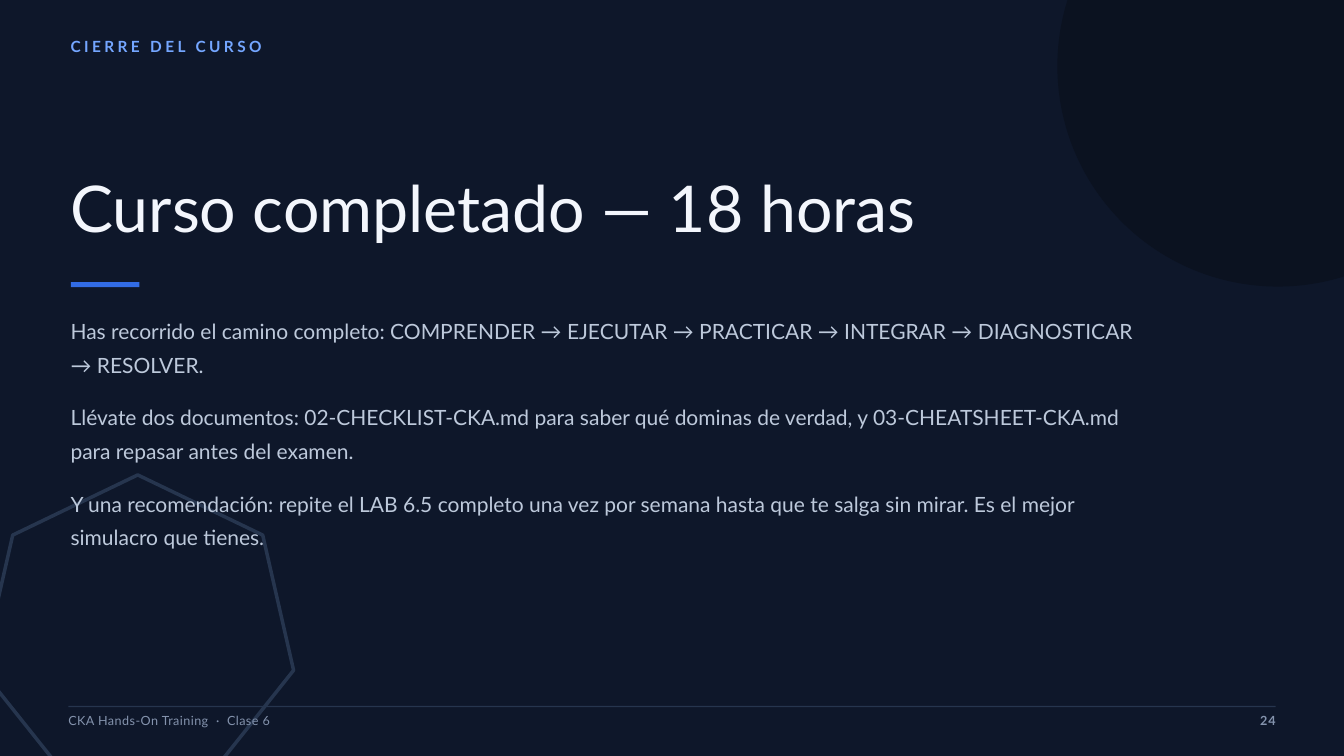
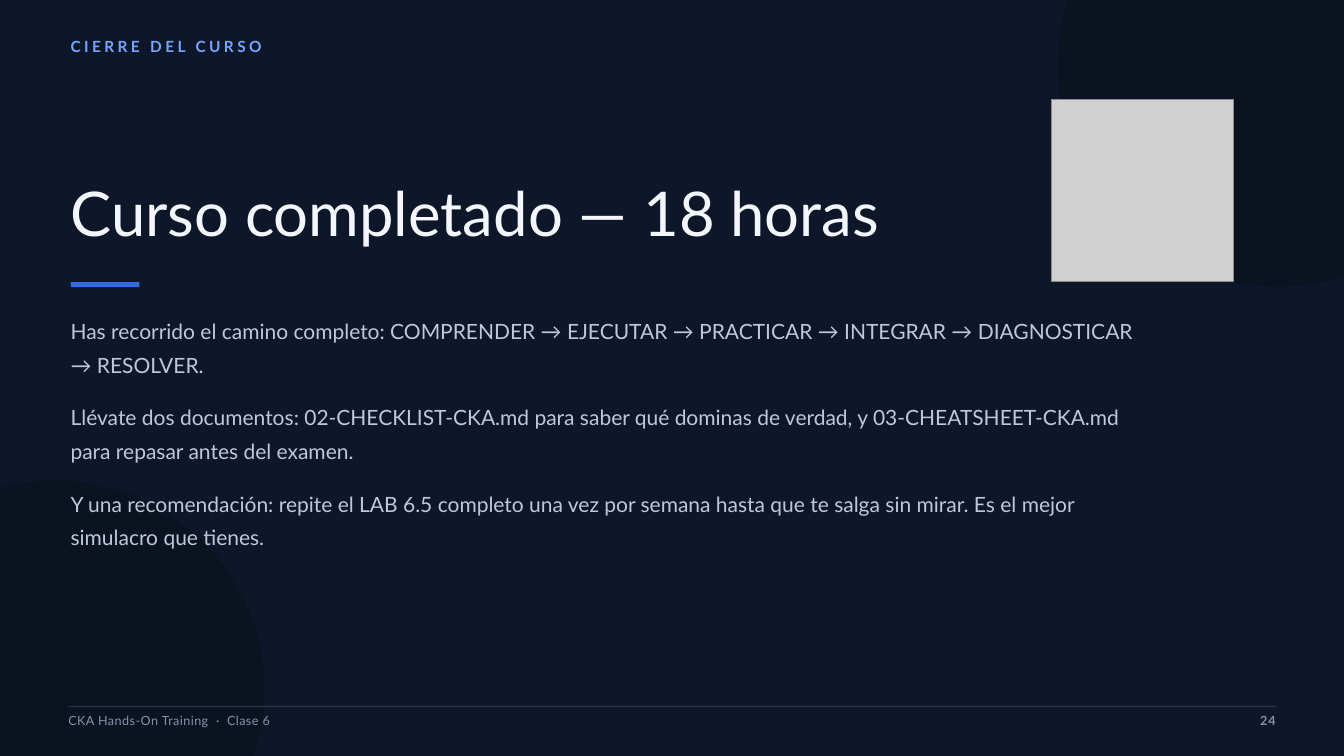
Before and after one commit to brettsacuna/CKA-TRAINING, a slide deck: slide 24 of CLASE-06/01-CLASE-06-CKA.pptx. Drawn at 1344x756 pixels with LibreOffice and Linux fonts; fonts in the diff are those of the drawing; grey boxes stand for pictures. Boxes give left, top, right and bottom in pixels: in the first picture for what was removed or moved away, otherwise in the second. Text is boxed around its words. In the diff, an @@ line names an element or a change of style, - is before the commit and + after.

```diff
--- a/CLASE-06/01-CLASE-06-CKA.pptx
+++ b/CLASE-06/01-CLASE-06-CKA.pptx
@@ picture added at bbox=[1053, 99, 1234, 280] @@
@@ text "Curso completado — 18 horas" at bbox=[71, 190, 879, 247]: size 46 to 44 pt @@
@@ freeform shape removed at bbox=[0, 475, 293, 756] @@
@@ ellipse added at bbox=[0, 481, 265, 756], fill #0B1220 @@
```
Also in this commit, not shown: 23 other slides changed, 48 other files.
